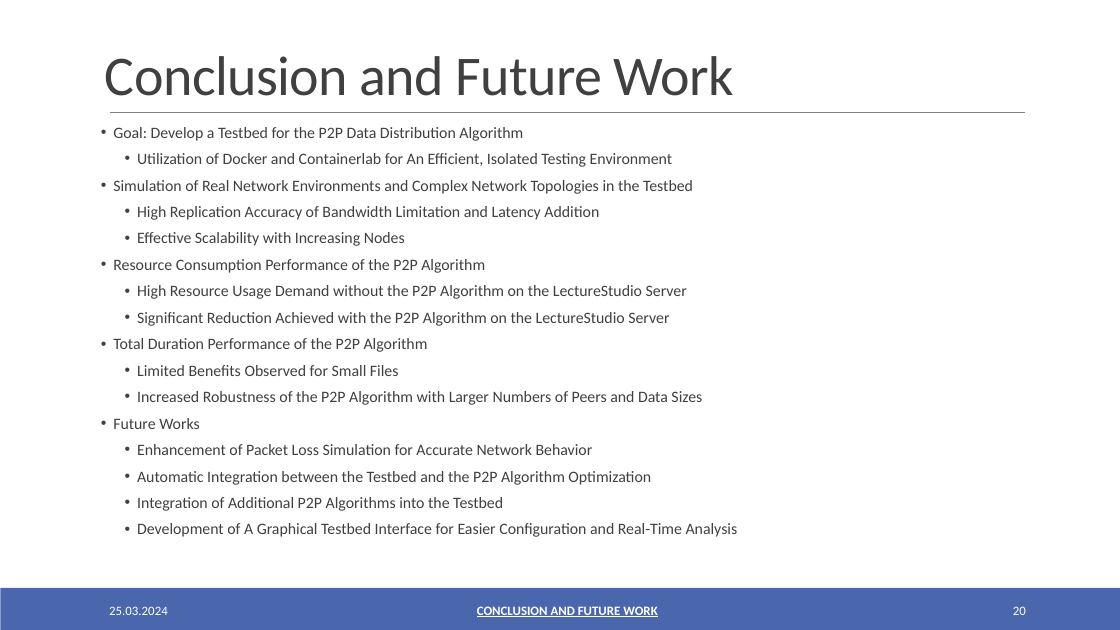
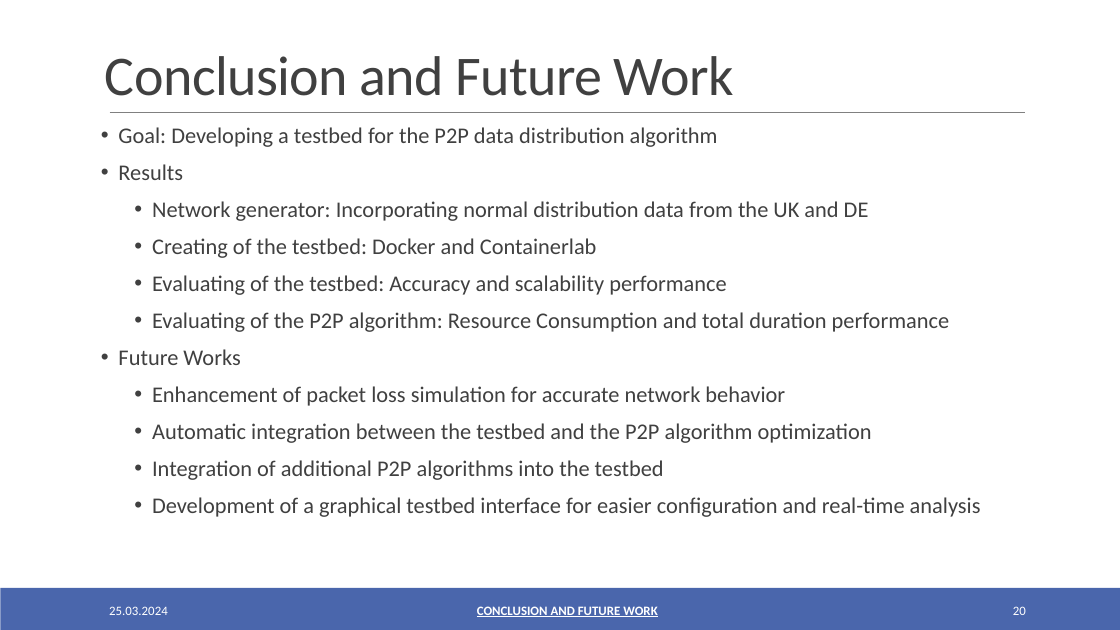
Before and after one commit to oezcankaraca/abschlussvortrag, a slide deck: slide 20 of Abschlussvortrag.pptx. Drawn at 1120x630 pixels with LibreOffice and Linux fonts; fonts in the diff are those of the drawing. Boxes give left, top, right and bottom in pixels: in the first picture for what was removed or moved away, otherwise in the second. Text is boxed around its words. In the diff, an @@ line names an element or a change of style, - is before the commit and + after.

```diff
--- a/Abschlussvortrag.pptx
+++ b/Abschlussvortrag.pptx
@@ text at [118, 127, 950, 332]: text changed; size 13.6 to 19.2 pt @@
-• Goal: Develop a Testbed for the P2P Data Distribution Algorithm
-  • Utilization of Docker and Containerlab for An Efficient, Isolated Testing Environment
-• Simulation of Real Network Environments and Complex Network Topologies in the Testbed
-  • High Replication Accuracy of Bandwidth Limitation and Latency Addition
-  • Effective Scalability with Increasing Nodes
-• Resource Consumption Performance of the P2P Algorithm
-  • High Resource Usage Demand without the P2P Algorithm on the LectureStudio Server
-  • Significant Reduction Achieved with the P2P Algorithm on the LectureStudio Server
-• Total Duration Performance of the P2P Algorithm
-  • Limited Benefits Observed for Small Files
-  • Increased Robustness of the P2P Algorithm with Larger Numbers of Peers and Data Sizes
+• Goal: Developing a testbed for the P2P data distribution algorithm
+• Results
+  • Network generator: Incorporating normal distribution data from the UK and DE
+  • Creating of the testbed: Docker and Containerlab
+  • Evaluating of the testbed: Accuracy and scalability performance
+  • Evaluating of the P2P algorithm: Resource Consumption and total duration performance
@@ text at [118, 349, 240, 365]: size 13.6 to 19.2 pt in "Future Works"; indent changed; more space between paragraphs @@
@@ text at [152, 386, 981, 517]: text changed; size 13.6 to 19.2 pt @@
-  • Enhancement of Packet Loss Simulation for Accurate Network Behavior
-  • Automatic Integration between the Testbed and the P2P Algorithm Optimization
-  • Integration of Additional P2P Algorithms into the Testbed
-  • Development of A Graphical Testbed Interface for Easier Configuration and Real-Time Analysis
+  • Enhancement of packet loss simulation for accurate network behavior
+  • Automatic integration between the testbed and the P2P algorithm optimization
+  • Integration of additional P2P algorithms into the testbed
+  • Development of a graphical testbed interface for easier configuration and real-time analysis
```
Also in this commit, not shown: 11 other slides changed, 2 other files.
